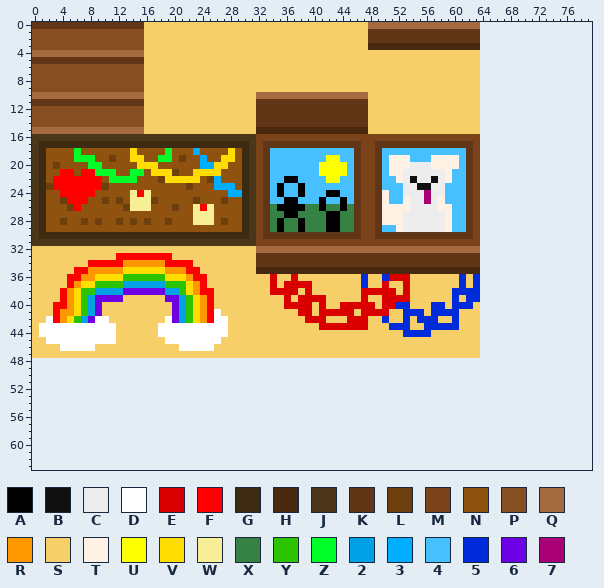
A pixel-art file gets an edit: Assets/_Sprites/ASE Files/CharityInteriorTiles.ase. This is how it looked before the edit.
64x48 pixels, 1 frame. Colours within 5 levels of each other are drawn and written as one. The old version is drawn lined up with the new one, on the new canvas.
Palette (. is transparent): A #000000  B #101010  C #ededed  D #ffffff  E #db0000  F #ff0000  G #3c2a11  H #492810  J #4b3619  K #603617  L #6d3f0c  M #7a431a  N #8f520f  P #874e24  Q #a46b41  R #ff9700  S #f7cf68  T #fff1e4  U #fbff00  V #ffdd00  W #f7ee96  X #368245  Y #2cc300  Z #00ff28  2 #00a1e5  3 #00aeff  4 #46c0ff  5 #002bdb  6 #6e00e5  7 #a90076
Pixels before (only the part around the change), first column x 0:
42 SSDFRVY26DDSSSSSSSSD62YVRF
43 SDDDDDDDDDDDSSSSSSDDDDDDDD
44 SDDDDDDDDDDDSSSSSSDDDDDDDD
45 SSDDDDDDDDDDSSSSSSSDDDDDDD
46 SSSSDDDDDSSSSSSSSSSSSDDDDD
47 SSSSSSSSSSSSSSSSSSSSSSSSSS
48 ..........................
49 ..........................
50 ..........................
51 ..........................
52 ..........................
53 ..........................
54 ..........................
55 ..........................
56 ..........................
57 ..........................
58 ..........................
59 ..........................
60 ..........................
61 ..........................
62 ..........................
63 ..........................
The result:
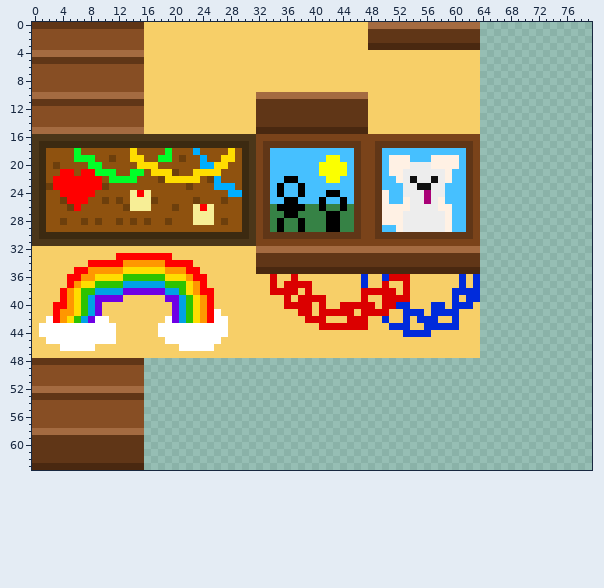
The author wrote: Create charity and office interiors
Change:
canvas 64x48 -> 80x64
Colour H is added in row 63 at x 0 to 15.
Colour K is added in row 48 at x 0 to 15; in row 53 at x 0 to 15; in rows 59 to 62 at x 0 to 15.
Colour P is added in rows 49 to 51 at x 0 to 15; in rows 54 to 57 at x 0 to 15.
Colour Q is added in row 52 at x 0 to 15; in row 58 at x 0 to 15.
